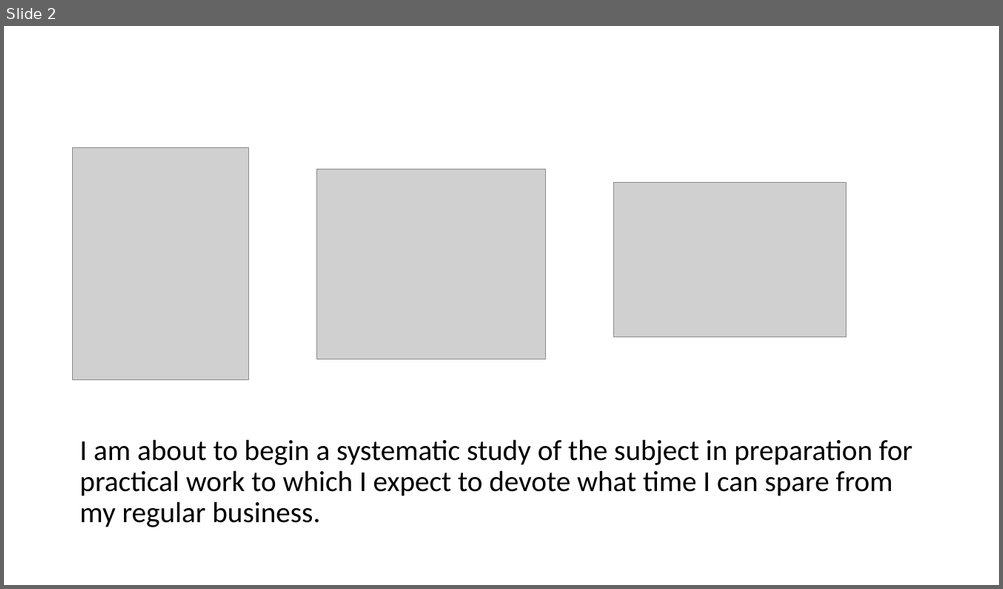
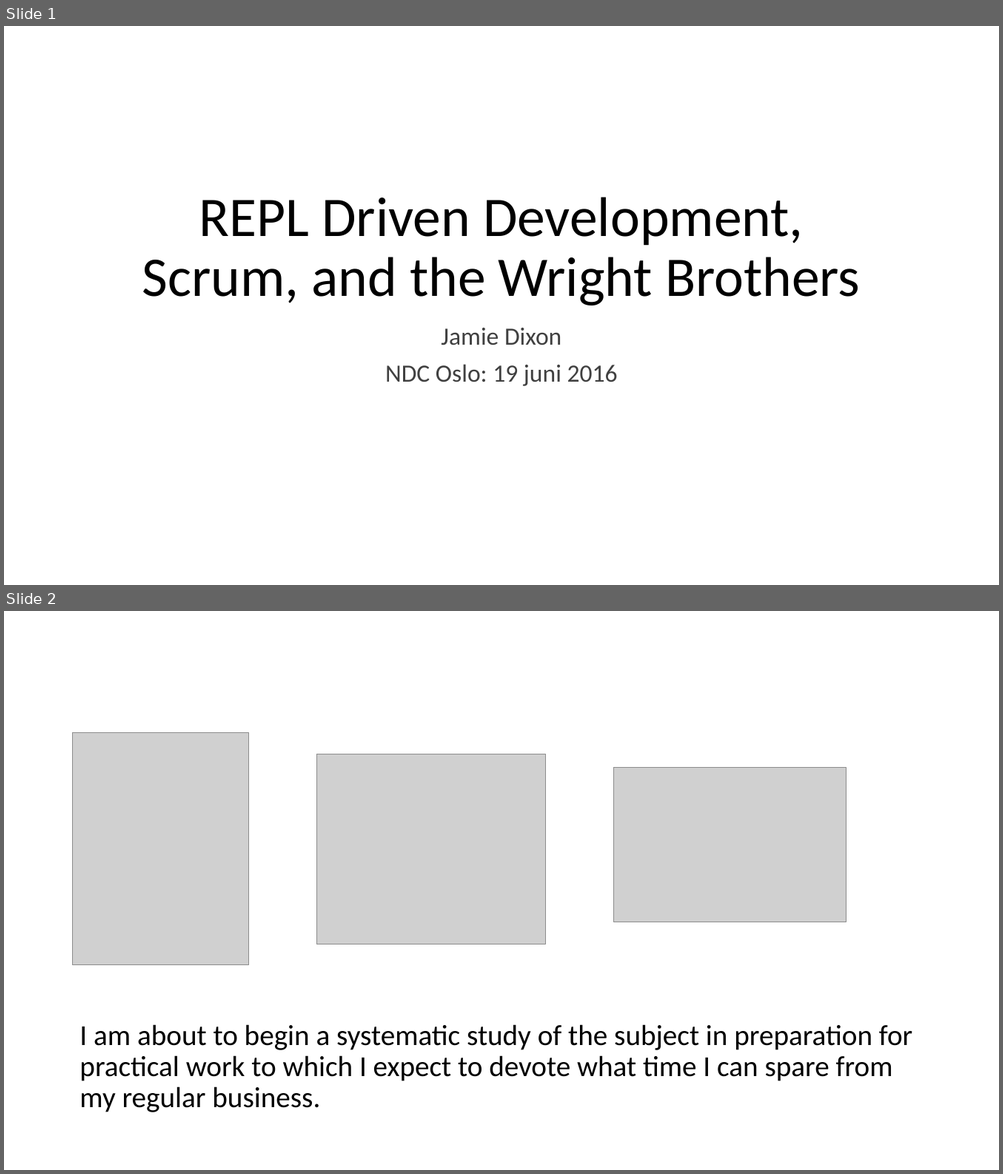
Before and after one commit to jamessdixon/REPL-Driven-Development, a slide deck: REPL-Driven-Development.pptx. Shown one above the other, each under a label of ours: slide 2 before the commit, slides 1 and 2 after it. The pictures are 1003x589 and 1003x1174 pixels, drawn with LibreOffice and Linux fonts; fonts in the diff are those of the drawing; grey boxes stand for pictures. Boxes give left, top, right and bottom in pixels: in the first picture for what was removed or moved away, otherwise in the second. Text is boxed around its words. In the diff, an @@ line names an element or a change of style, - is before the commit and + after.

```diff
--- a/REPL-Driven-Development.pptx
+++ b/REPL-Driven-Development.pptx
@@ slide 1 added at (4,26,999,585), background #FFFFFF @@
@@ title added at (142,197,859,306), 54 pt, text #000000 @@
+REPL Driven Development, Scrum, and the Wright Brothers
@@ subtitle added at (385,328,617,386), 24 pt, text #404040 @@
+Jamie Dixon
+NDC Oslo: 19 juni 2016
```
Also in this commit, not shown: 5 slides changed, 3 other slides added, 4 slides removed, 30 other files.
